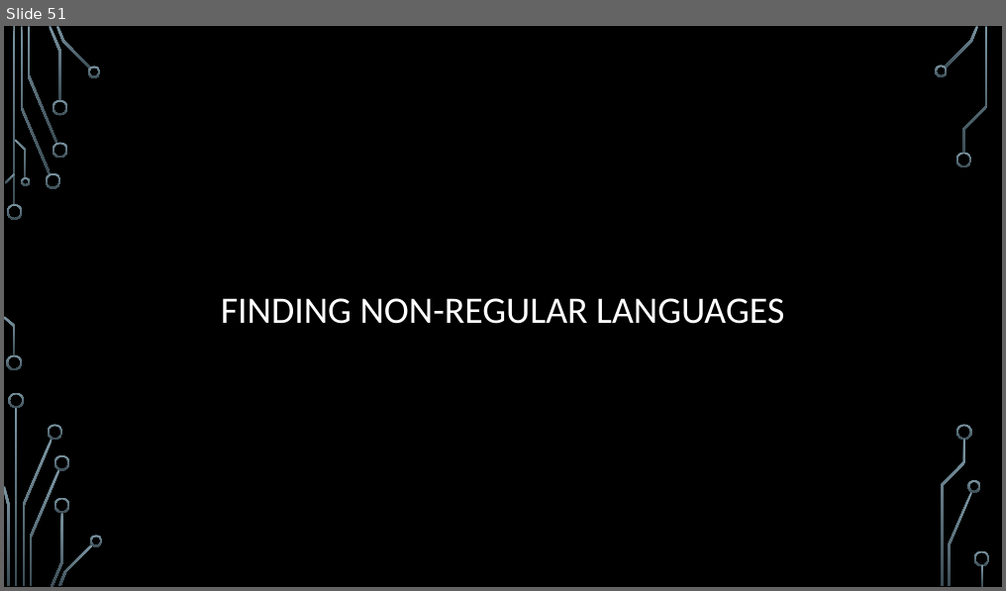
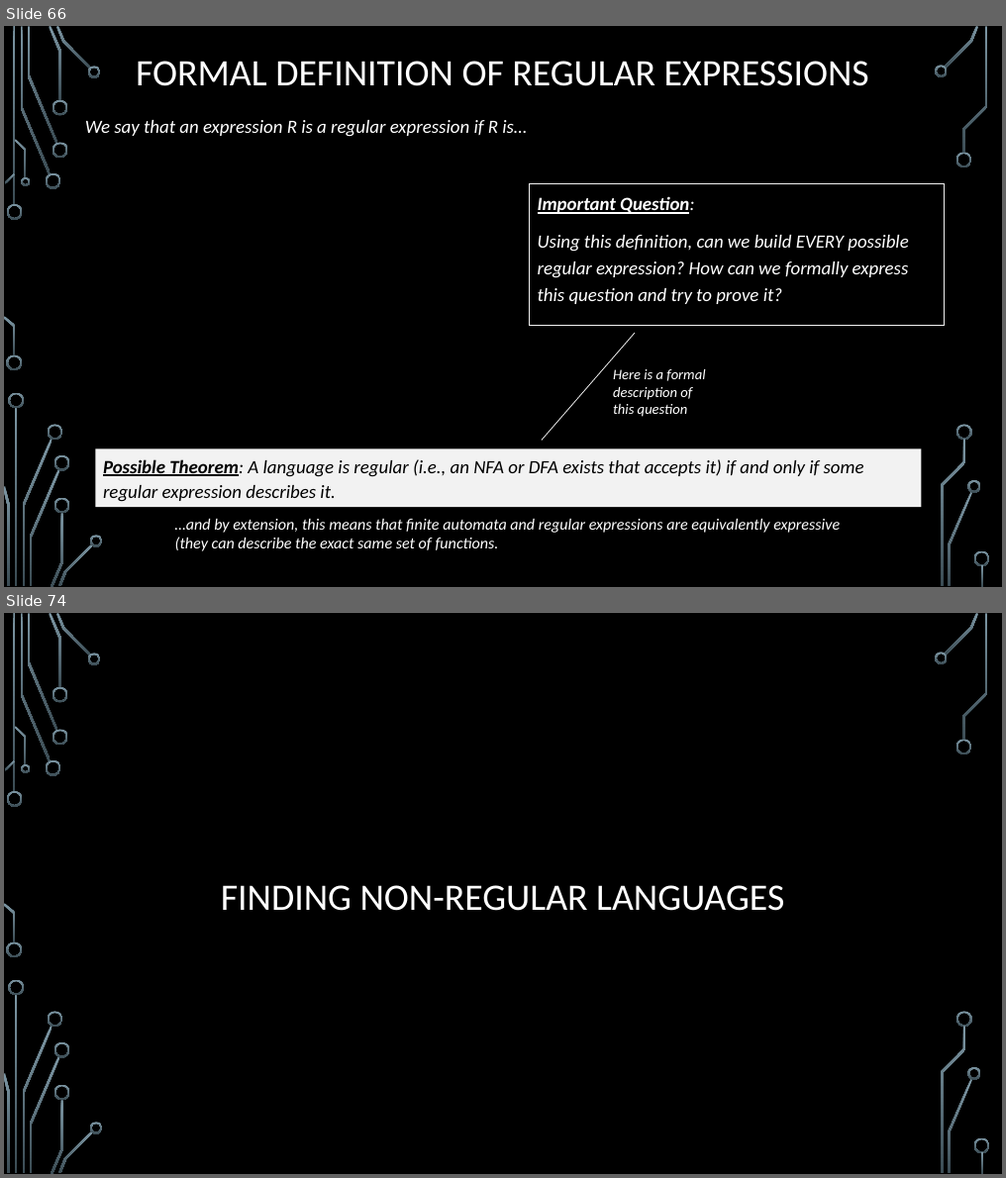
Before and after one commit to markfloryan/dmt2, a slide deck: slides/05-CircuitsAndFiniteAutomata.pptx. Shown one above the other, each under a label of ours: slide 51 before the commit, slides 66 and 74 after it; the slides between them are not shown. The pictures are 1006x591 and 1006x1178 pixels, drawn with LibreOffice and Linux fonts; fonts in the diff are those of the drawing; grey boxes stand for pictures; background and template pictures are left out. Boxes give left, top, right and bottom in pixels: in the first picture for what was removed or moved away, otherwise in the second. Text is boxed around its words. In the diff, an @@ line names an element or a change of style, - is before the commit and + after.

```diff
--- a/slides/05-CircuitsAndFiniteAutomata.pptx
+++ b/slides/05-CircuitsAndFiniteAutomata.pptx
@@ slide 66 added at (4,26,1002,587), background picture (left out); not listed: 36 template elements that a slide beside it also shows @@
@@ title added at (136,61,869,86), 36 pt, text #FFFFFF @@
+FORMAL DEFINITION OF REGULAR EXPRESSIONS
@@ text added at (85,120,527,137), 18 pt, text #FFFFFF, italic @@
+We say that an expression R is a regular expression if R is…
@@ rectangle added at (530,184,944,325), outline #F2F2F2 0.75 pt, 18 pt, text #FFFFFF, italic @@
+Important Question:
+Using this definition, can we build EVERY possible regular expression? How can we formally express this question and try to prove it?
@@ line added from (542, 441) to (635, 333), #F2F2F2 0.75 pt @@
@@ text added at (613,370,705,417), 13.9 pt, text #FFFFFF, italic @@
+Here is a formal description of this question
@@ rectangle added at (95,449,921,507), fill #F2F2F2, 18 pt, text #000000, italic @@
+Possible Theorem: A language is regular (i.e., an NFA or DFA exists that accepts it) if and only if some regular expression describes it.
@@ text added at (175,519,840,552), 15.3 pt, text #FFFFFF, italic @@
+…and by extension, this means that finite automata and regular expressions are equivalently expressive (they can describe the exact same set of functions.
@@ what was slide 51 is now slide 74 @@
```
Also in this commit, not shown: 22 other slides added, 1 other file.
